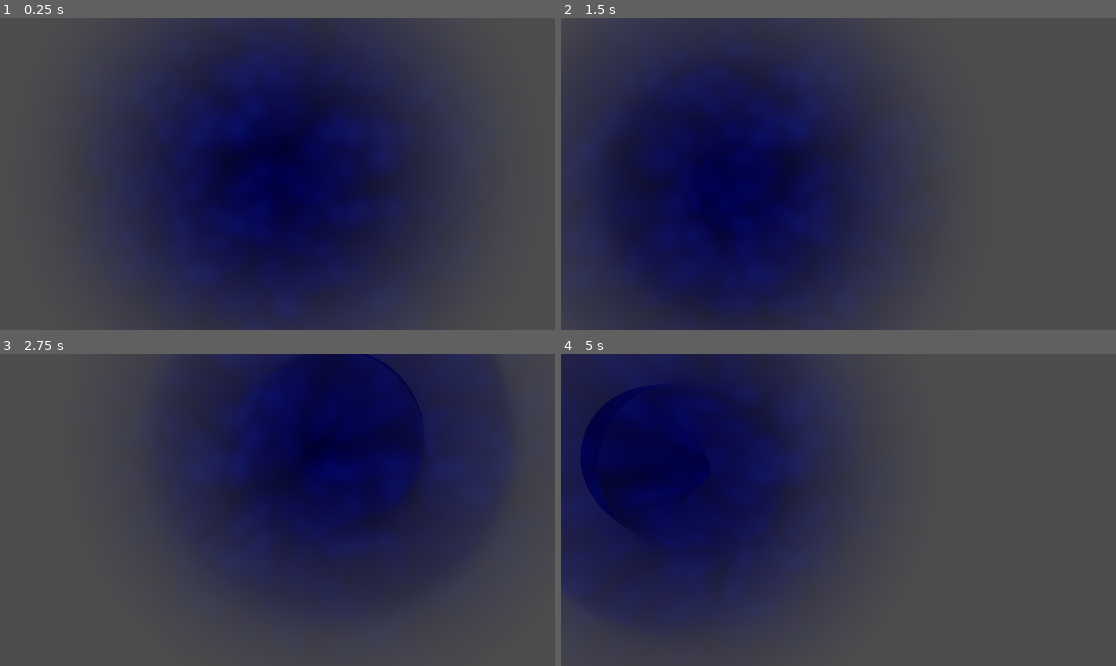
Above: before the commit, frames 1-4 (two rows, left to right).
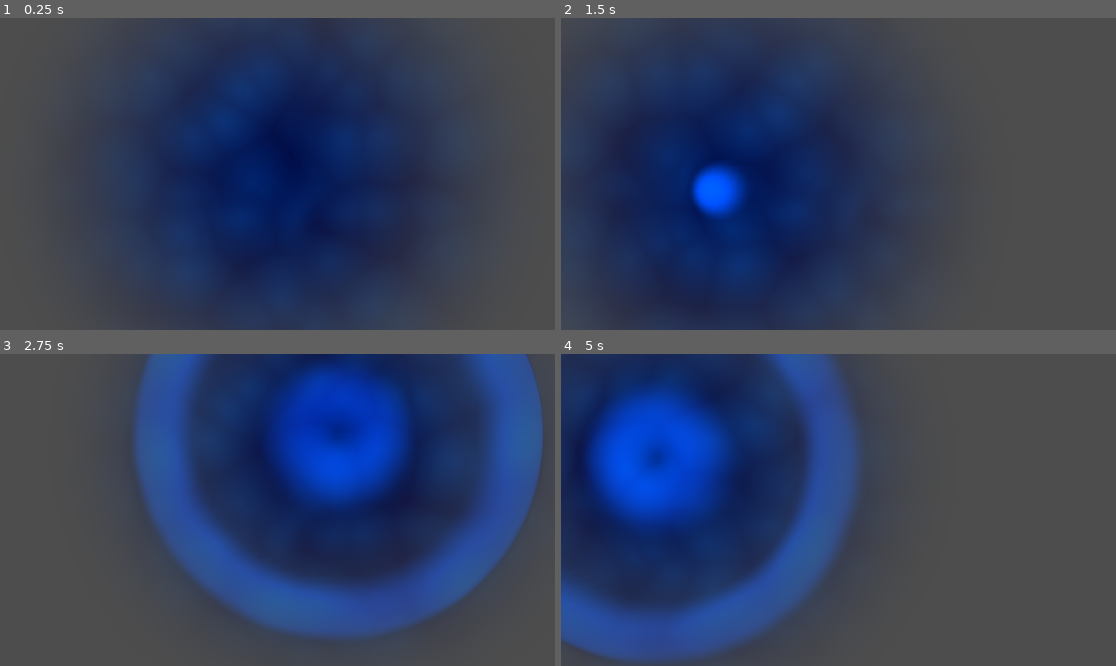
Above: after the commit, the same moments.

Repository: ethanHFU/game-jam
Game: Godot game, scene res://nb/wave_test.tscn
Two runs of this game, one before a commit and one after it. Both use one fixed random seed, a clock stepped at 60 frames per second and the inputs below.
Inputs (mouse positions are in pixels of both pictures, inside the frame that each line leads up to):
- Up to frame 1 (0.25 s): no input
- Up to frame 2 (1.5 s): tap Enter at 0.5 s; move the mouse to (960, 158) at 0.52 s; click (960, 158) at 0.6 s; move the mouse to (727, 189) at 1.27 s; click (727, 189) at 1.35 s
- Up to frame 3 (2.75 s): move the mouse to (333, 441) at 2.02 s; click (333, 441) at 2.1 s
- Up to frame 4 (5 s): move the mouse to (810, 572) at 2.77 s; click (810, 572) at 2.85 s; move the mouse to (1005, 556) at 3.52 s; click (1005, 556) at 3.6 s; move the mouse to (672, 463) at 4.27 s; click (672, 463) at 4.35 s

The runs differ from the first frame. In frame 1, 5.2% of the frame differs, in the area x 32-69%, y 15-71%; in frame 2, 7.9%; in frame 3, 38%, in the area x 24-98%, y 0-92%; in frame 4, 32%.

Commit message:
better wave shader

Diff:
--- a/nb/wave_shader.gdshader
+++ b/nb/wave_shader.gdshader
@@ -3,12 +3,14 @@
 //render_mode wireframe;
 
 global uniform vec3 wave_origin;
-global uniform float ampl_decrement;
+global uniform float expand_wave;
 
-uniform vec4 water_col: source_color;
+uniform float debug_time = 0.0;
+
 uniform sampler2D noise_tex;
 
 varying float d;
+varying float foam;
 
 void vertex() {
 	vec3 world_vertex = (MODEL_MATRIX * vec4(VERTEX, 1.0)).xyz; // use world space
@@ -16,12 +18,23 @@
 
 	d = length(vec2(wave_center.x, wave_center.z));
 
-	VERTEX.y += sin(d*2. - TIME*8.) * ampl_decrement*exp(-d*.25);
+	float w1 = abs(d - debug_time - expand_wave + 2.);
+	w1 = smoothstep(0.0, 2.0, w1);
+	w1 -= .25;
+
+	float w2 = abs(d - debug_time - expand_wave + 6.5);
+	w2 = smoothstep(0.0, 3.5, w2);
+
+	float w = w1 * w2;
+
+	VERTEX.y = -w +.75;
+	foam = smoothstep(.4, 1., VERTEX.y);
 }
 
 void fragment() {
-	vec3 noise = texture(noise_tex, UV).rgb;
-	vec3 noise2 = texture(noise_tex, UV*2.+4.).rgb;
-	ALBEDO = (noise * noise2) / 2.;
+	vec3 noise = texture(noise_tex, UV+TIME*.01).rgb;
+	vec3 noise2 = texture(noise_tex, UV*.5+TIME*.01).rgb;
+	vec3 col = noise*.5 + noise2*foam;
+	ALBEDO = col;
 	ALPHA = 1.-smoothstep(.0, 10., d);
 }
--- a/nb/wave_test.gd
+++ b/nb/wave_test.gd
@@ -1,6 +1,4 @@
 extends Node3D
-
-@export var ampl_curve: Curve
 
 var _clicked: bool = false
 var _counter: float = 0.0
@@ -8,12 +6,11 @@
 func _physics_process(delta):
 	var toggle: bool = true
 	if toggle == _clicked:
-		_counter = lerp(_counter, 1.0, delta)
-		RenderingServer.global_shader_parameter_set("ampl_decrement", ampl_curve.sample(_counter)*1.5)
-		if _counter <= 0.0:
+		_counter = lerp(_counter, 20.0, delta*.75)
+		RenderingServer.global_shader_parameter_set("expand_wave", _counter)
+		if _counter >= 19.0:
 			_clicked = false
-			_counter = RenderingServer.global_shader_parameter_get("ampl_decrement")
-
+			_counter = 0.0
 
 func _on_static_body_3d_input_event(camera, event, event_position, normal, shape_idx):
 	if Input.is_action_just_pressed("click"):
--- a/nb/wave_test.tscn
+++ b/nb/wave_test.tscn
@@ -1,15 +1,11 @@
-[gd_scene load_steps=10 format=3 uid="uid://b5q2figpm7n0r"]
+[gd_scene load_steps=9 format=3 uid="uid://b5q2figpm7n0r"]
 
 [ext_resource type="Script" uid="uid://ciai0u317585a" path="res://nb/wave_test.gd" id="1_27yj0"]
 [ext_resource type="Shader" uid="uid://c680pdi16rytn" path="res://nb/wave_shader.gdshader" id="1_u2bwp"]
 
-[sub_resource type="Curve" id="Curve_27yj0"]
-_data = [Vector2(0, 0), 0.0, 3.26864, 0, 0, Vector2(0.51, 1), 0.0, 0.0, 0, 0, Vector2(1, 0), -3.37079, 0.0, 0, 0]
-point_count = 3
-
 [sub_resource type="Gradient" id="Gradient_27yj0"]
 offsets = PackedFloat32Array(0, 0.991803)
-colors = PackedColorArray(4.11999e-05, 0.354105, 0.983004, 1, 5.43877e-06, 0.0794645, 0.498769, 1)
+colors = PackedColorArray(4.11999e-05, 0.354105, 0.983004, 1, 1.09257e-05, 0.062264, 0.427586, 1)
 
 [sub_resource type="FastNoiseLite" id="FastNoiseLite_27yj0"]
 noise_type = 2
@@ -24,7 +20,7 @@
 [sub_resource type="ShaderMaterial" id="ShaderMaterial_27yj0"]
 render_priority = 0
 shader = ExtResource("1_u2bwp")
-shader_parameter/water_col = Color(4.39915e-05, 0.151435, 0.496498, 1)
+shader_parameter/debug_time = 0.0
 shader_parameter/noise_tex = SubResource("NoiseTexture2D_jxiw6")
 
 [sub_resource type="PlaneMesh" id="PlaneMesh_jxiw6"]
@@ -39,7 +35,6 @@
 
 [node name="Node3D" type="Node3D"]
 script = ExtResource("1_27yj0")
-ampl_curve = SubResource("Curve_27yj0")
 
 [node name="StaticBody3D" type="StaticBody3D" parent="."]
 transform = Transform3D(1, 0, 0, 0, 1, 0, 0, 0, 1, -0.0323906, 0, 0)
--- a/project.godot
+++ b/project.godot
@@ -29,7 +29,7 @@
 "type": "vec3",
 "value": Vector3(0, 0, 0)
 }
-ampl_decrement={
+expand_wave={
 "type": "float",
 "value": 0.0
 }
